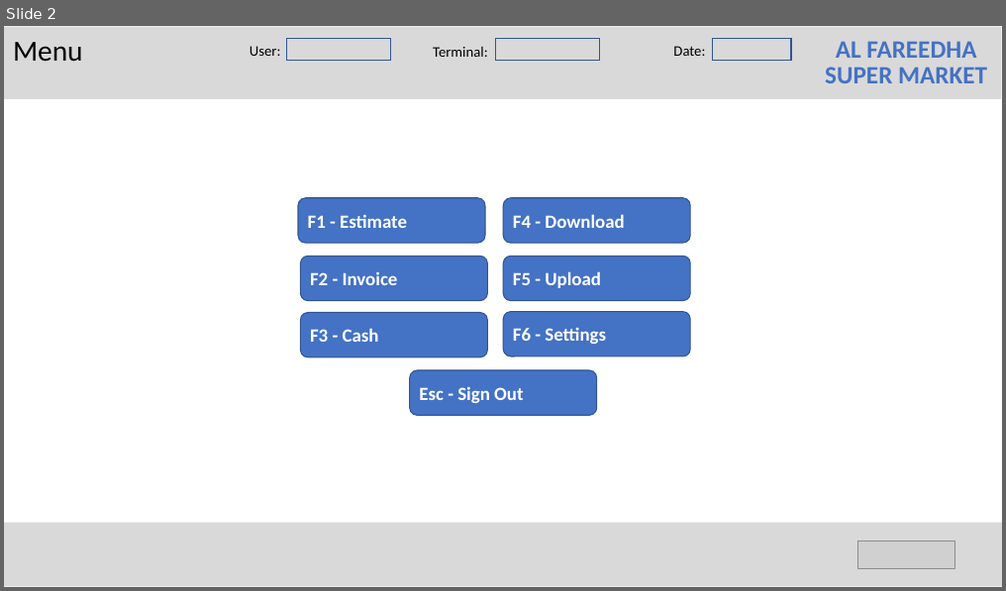
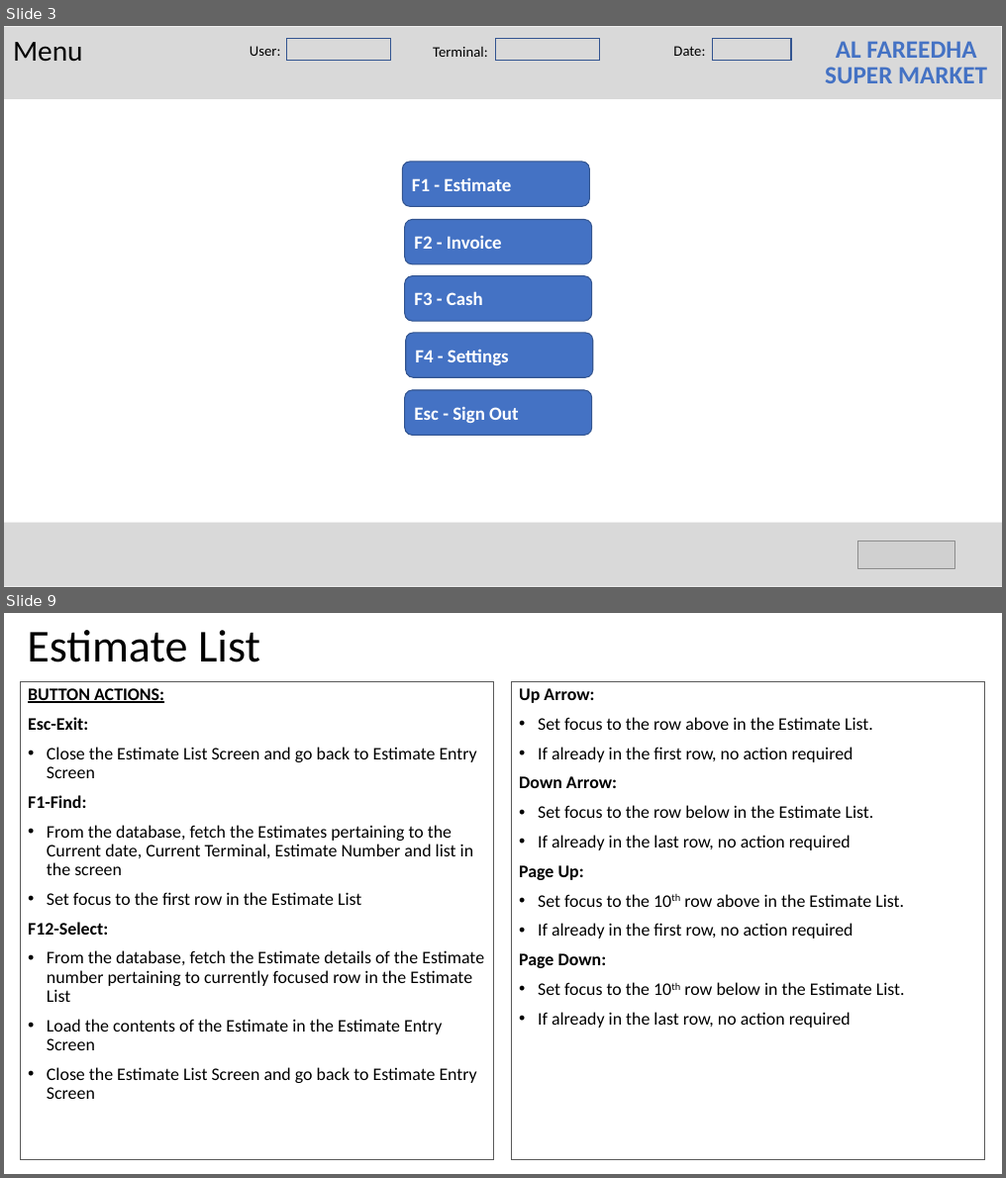
Before and after one commit to valignit/Documents, a slide deck: brief-specs.pptx. Shown one above the other, each under a label of ours: slide 2 before the commit, slides 3 and 9 after it; the slides between them are not shown. The pictures are 1006x591 and 1006x1178 pixels, drawn with LibreOffice and Linux fonts; fonts in the diff are those of the drawing; grey boxes stand for pictures. Boxes give left, top, right and bottom in pixels: in the first picture for what was removed or moved away, otherwise in the second. Text is boxed around its words. In the diff, an @@ line names an element or a change of style, - is before the commit and + after.

```diff
--- a/brief-specs.pptx
+++ b/brief-specs.pptx
@@ slide 9 added at (4, 613, 1002, 1174), background #FFFFFF @@
@@ title added at (27, 630, 260, 663), 44 pt, text #000000 @@
+Estimate List
@@ rectangle added at (21, 682, 494, 1160), outline #595959 0.75 pt, 17 pt, text #000000 @@
+BUTTON ACTIONS:
+Esc-Exit:
+• Close the Estimate List Screen and go back to Estimate Entry Screen
+F1-Find:
+• From the database, fetch the Estimates pertaining to the Current date, Current Terminal, Estimate Number and list in the screen
+• Set focus to the first row in the Estimate List
+F12-Select:
+• From the database, fetch the Estimate details of the Estimate number pertaining to currently focused row in the Estimate List
+• Load the contents of the Estimate in the Estimate Entry Screen
+• Close the Estimate List Screen and go back to Estimate Entry Screen
@@ rectangle added at (512, 682, 985, 1160), outline #595959 0.75 pt, 17 pt, text #000000 @@
+Up Arrow:
+• Set focus to the row above in the Estimate List.
+• If already in the first row, no action required
+Down Arrow:
+• Set focus to the row below in the Estimate List.
+• If already in the last row, no action required
+Page Up:
+• Set focus to the 10th row above in the Estimate List.
+• If already in the first row, no action required
+Page Down:
+• Set focus to the 10th row below in the Estimate List.
+• If already in the last row, no action required
@@ what was slide 2 is now slide 3 @@
@@ slide 3 changed as well @@
@@ rounded rectangle removed at (503, 198, 690, 243) @@
-F4 - Download
@@ rounded rectangle removed at (503, 256, 690, 301) @@
-F5 - Upload
@@ 3 rounded rectangles: place and size @@
-3 rounded rectangles at (298, 198, 487, 358)
+3 rounded rectangles at (402, 162, 592, 321)
@@ rounded rectangle "F4 - Settings": place and size @@
-rounded rectangle "F4 - Settings" at (503, 312, 690, 357)
+rounded rectangle "F4 - Settings" at (406, 333, 593, 377)
@@ text in rounded rectangle at (415, 349, 509, 366): text changed @@
-F6 - Settings
+F4 - Settings
@@ rounded rectangle "Esc - Sign Out": place and size @@
-rounded rectangle "Esc - Sign Out" at (410, 371, 597, 415)
+rounded rectangle "Esc - Sign Out" at (405, 390, 592, 436)
```
Also in this commit, not shown: 23 other slides changed, 17 other slides added, 2 slides removed.
